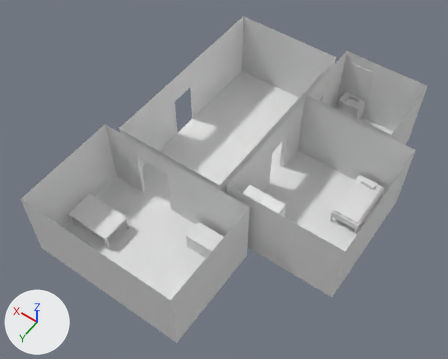
A saved change to the glTF model assets/blender/house.glb.
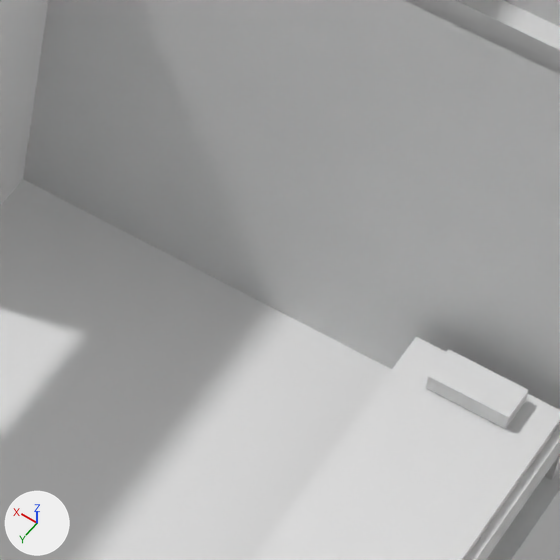
Each version appears first whole from a camera (50 mm lens) standing at (-6.5, 17.65, 26.47) and looking at (4.8, 1.82, 1.6), and next in a close-up on the part from 66% to 85% of the width and 34% to 59% of the height. Lighting does not change. The marker at lower left points along +X, +Y and +Z. Where no turn or scale is listed for an object, it has been applied to the vertices.

Objects in the first close-up: 'Bed', 'House'.
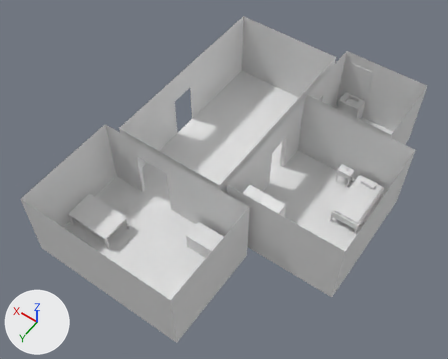
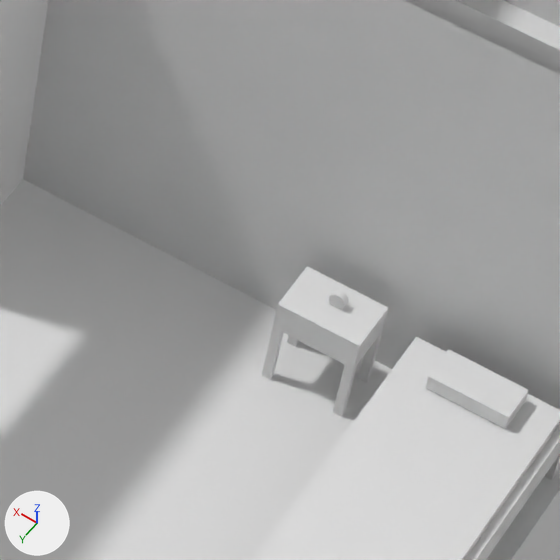
Edits to the bpy script that builds the scene:
```text
Add me_cylinder:
    me_cylinder.from_pydata(...)  # 72 vertices, 140 faces; spans x -0.0741..0.0741, y -0.032..0.032, z -0.0741..0.0741
Add me_cube_009:
    me_cube_009.from_pydata(...)  # 48 vertices, 92 faces; spans x -1.0..1.0, y -1.0..1.0, z -1.0..5.26
Add ob_alarmclock:
    ob_alarmclock = bpy.data.objects.new('AlarmClock', me_cylinder)
    ob_alarmclock.location = (0.252, -3.044, 0.809)
Add ob_endtable:
    ob_endtable = bpy.data.objects.new('EndTable', me_cube_009)
    ob_endtable.location = (0.274, -3.017, 0.581)
    ob_endtable.rotation_euler = (0.0, 0.0, 3.142)  # degrees (0, 0, 180)
    ob_endtable.scale = (-0.385, -0.252, -0.154)
```

Where the change shows, as pixel boxes (x1, y1, x2, y2) in the close-ups (560 x 560 px):
'EndTable', added
    after: (262, 266, 388, 417)
'AlarmClock', added
    after: (328, 290, 348, 311)
